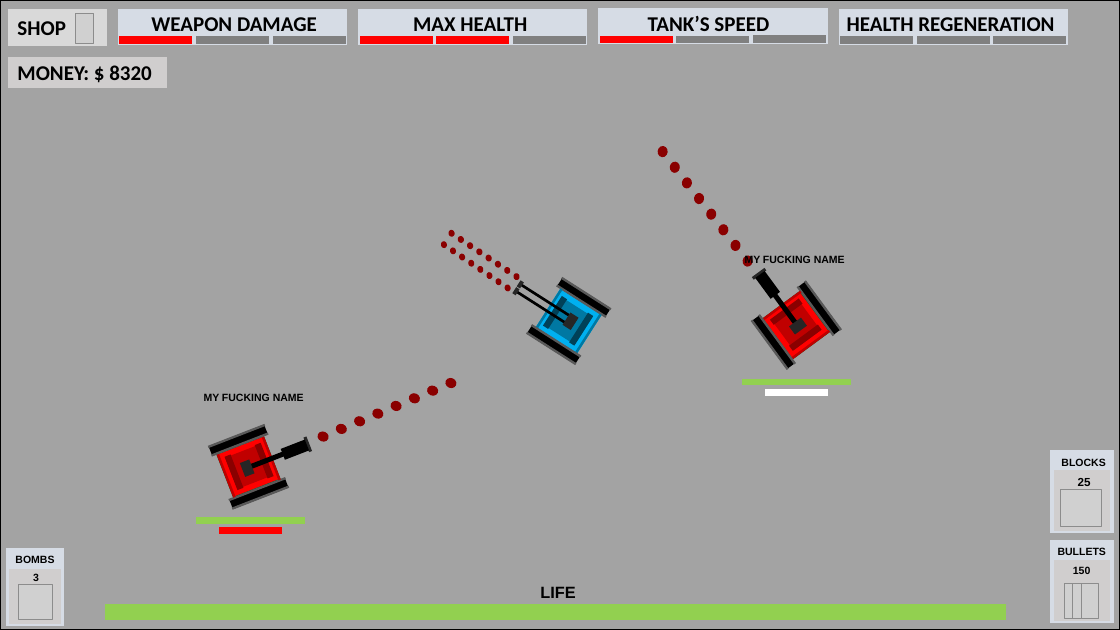
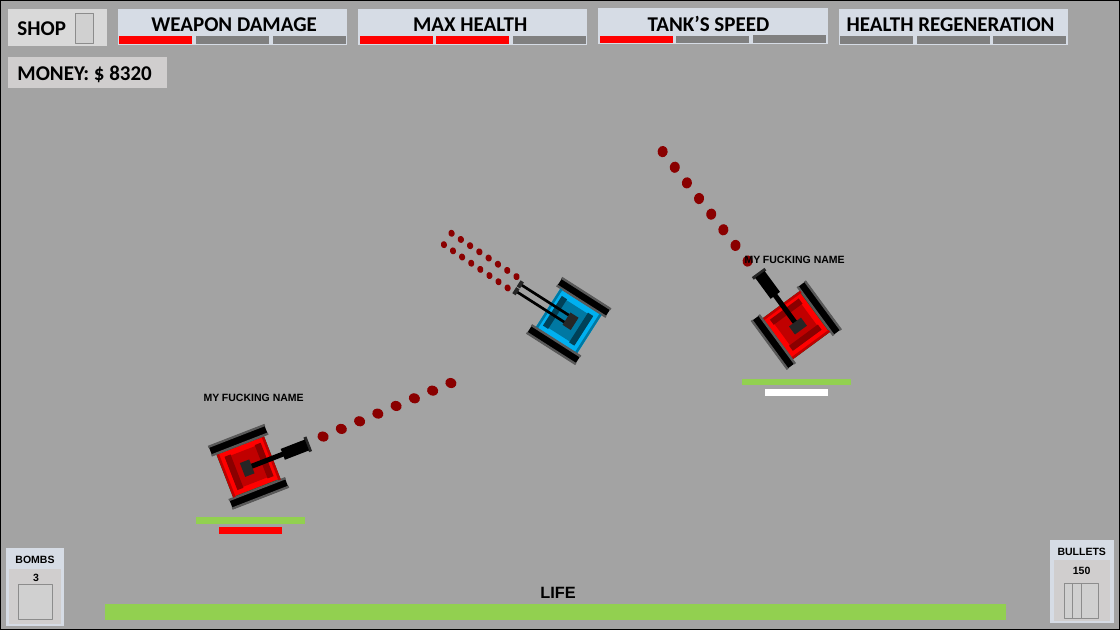
Before and after one commit to RodrigoTeran/Online-Web-Game-TimeOfWar.io-, a slide deck: slide 3 of Info/Dinámica del juego.pptx. Drawn at 1120x630 pixels with LibreOffice and Linux fonts; fonts in the diff are those of the drawing; grey boxes stand for pictures. Boxes give left, top, right and bottom in pixels: in the first picture for what was removed or moved away, otherwise in the second. Text is boxed around its words. In the diff, an @@ line names an element or a change of style, - is before the commit and + after.

```diff
--- a/Info/Dinámica del juego.pptx
+++ b/Info/Dinámica del juego.pptx
@@ group removed at (1051,451,1112,532): 2 rectangles, 2 texts, 1 picture @@
-BLOCKS
-25
```
Also in this commit, not shown: 2 slides added, 3 other files.
